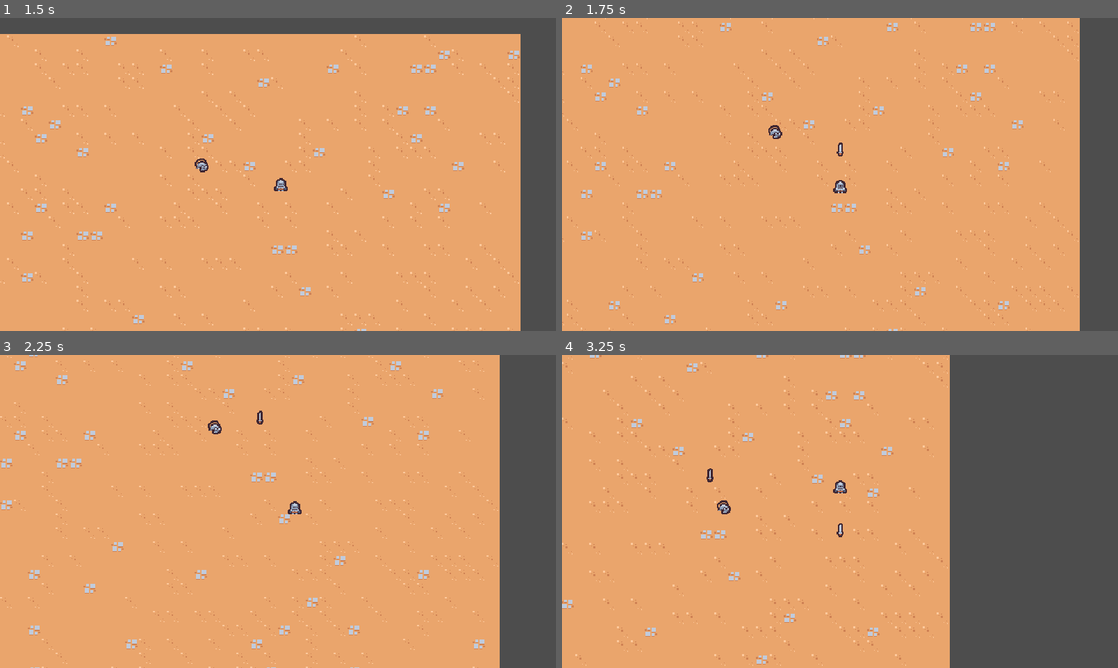
Above: before the commit, frames 1-4 (two rows, left to right).
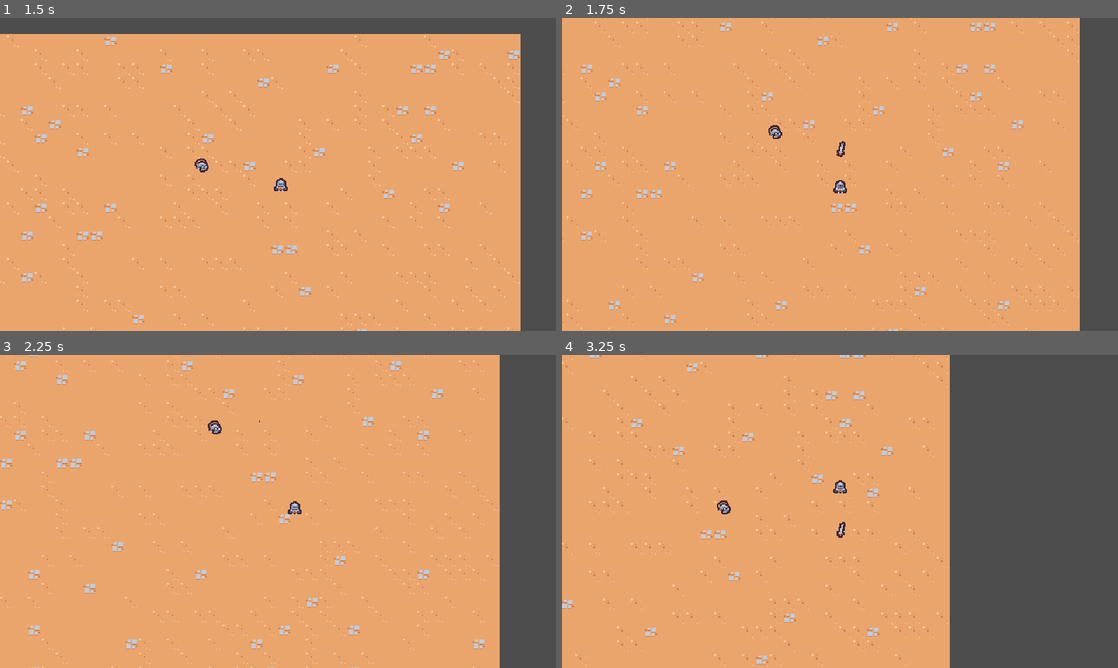
Above: after the commit, the same moments.

Repository: rafariossaa/godot_2d_survival_tutorial
Game: Godot game, scene res://scenes/main/main.tscn
Same seed, same stepped clock (60 frames per second), same inputs: the game is played once before the commit and once after it.
Inputs:
- Up to frame 1 (1.5 s): hold Right (move_right) 0.53-1.28 s; hold Down (move_down) from 1.28 s (still down)
- Up to frame 2 (1.75 s): keep holding Down (move_down)
- Up to frame 3 (2.25 s): release Down (move_down) at 2.03 s; hold Right (move_right) from 2.03 s (still down)
- Up to frame 4 (3.25 s): release Right (move_right) at 2.78 s; hold Up (move_up) from 2.78 s (still down)

Frame 1 is identical in both runs. In frame 2, less than 0.1% of the frame differs, in the area x 49-51%, y 39-45%; in frame 3, less than 0.1%; in frame 4, less than 0.1%, in the area x 26-51%, y 36-59%.

Commit message:
Lesson 09- Intro to Animation player - sword animation

Diff:
--- a/scenes/ability/sword_ability/sword_ability.tscn
+++ b/scenes/ability/sword_ability/sword_ability.tscn
@@ -1,10 +1,92 @@
-[gd_scene load_steps=2 format=3 uid="uid://bc45hdijsswv4"]
+[gd_scene load_steps=5 format=3 uid="uid://bc45hdijsswv4"]
 
 [ext_resource type="Texture2D" uid="uid://df7y03mjii5g7" path="res://scenes/ability/sword_ability/sword.png" id="1_4bleg"]
 
+[sub_resource type="Animation" id="Animation_h1b4k"]
+resource_name = "swing"
+length = 0.75
+step = 0.05
+tracks/0/type = "value"
+tracks/0/imported = false
+tracks/0/enabled = true
+tracks/0/path = NodePath(".:rotation")
+tracks/0/interp = 2
+tracks/0/loop_wrap = true
+tracks/0/keys = {
+"times": PackedFloat32Array(0, 0.2, 0.4, 0.75),
+"transitions": PackedFloat32Array(1, 1, 1.7411, 1),
+"update": 0,
+"values": [0.0, -0.174533, 3.14159, 0.0]
+}
+tracks/1/type = "value"
+tracks/1/imported = false
+tracks/1/enabled = true
+tracks/1/path = NodePath(".:scale")
+tracks/1/interp = 2
+tracks/1/loop_wrap = true
+tracks/1/keys = {
+"times": PackedFloat32Array(0, 0.1, 0.2, 0.35, 0.5, 0.75),
+"transitions": PackedFloat32Array(1, 1, 1, 1, 5.09824, 1),
+"update": 0,
+"values": [Vector2(0, 0), Vector2(1.25, 1.25), Vector2(1, 1), Vector2(2, 2), Vector2(1, 1), Vector2(0, 0)]
+}
+tracks/2/type = "method"
+tracks/2/imported = false
+tracks/2/enabled = true
+tracks/2/path = NodePath("..")
+tracks/2/interp = 1
+tracks/2/loop_wrap = true
+tracks/2/keys = {
+"times": PackedFloat32Array(0.75),
+"transitions": PackedFloat32Array(1),
+"values": [{
+"args": [],
+"method": &"queue_free"
+}]
+}
+
+[sub_resource type="Animation" id="Animation_68pgb"]
+length = 0.001
+tracks/0/type = "value"
+tracks/0/imported = false
+tracks/0/enabled = true
+tracks/0/path = NodePath(".:rotation")
+tracks/0/interp = 1
+tracks/0/loop_wrap = true
+tracks/0/keys = {
+"times": PackedFloat32Array(0),
+"transitions": PackedFloat32Array(1),
+"update": 0,
+"values": [0.0]
+}
+tracks/1/type = "value"
+tracks/1/imported = false
+tracks/1/enabled = true
+tracks/1/path = NodePath(".:scale")
+tracks/1/interp = 1
+tracks/1/loop_wrap = true
+tracks/1/keys = {
+"times": PackedFloat32Array(0),
+"transitions": PackedFloat32Array(1),
+"update": 0,
+"values": [Vector2(1, 1)]
+}
+
+[sub_resource type="AnimationLibrary" id="AnimationLibrary_vgkp6"]
+_data = {
+"RESET": SubResource("Animation_68pgb"),
+"swing": SubResource("Animation_h1b4k")
+}
+
 [node name="SwordAbility" type="Node2D"]
 
+[node name="AnimationPlayer" type="AnimationPlayer" parent="."]
+root_node = NodePath("../Sprite2D")
+libraries = {
+"": SubResource("AnimationLibrary_vgkp6")
+}
+autoplay = "swing"
+
 [node name="Sprite2D" type="Sprite2D" parent="."]
-rotation = -0.00303619
 texture = ExtResource("1_4bleg")
 offset = Vector2(0, -4)
